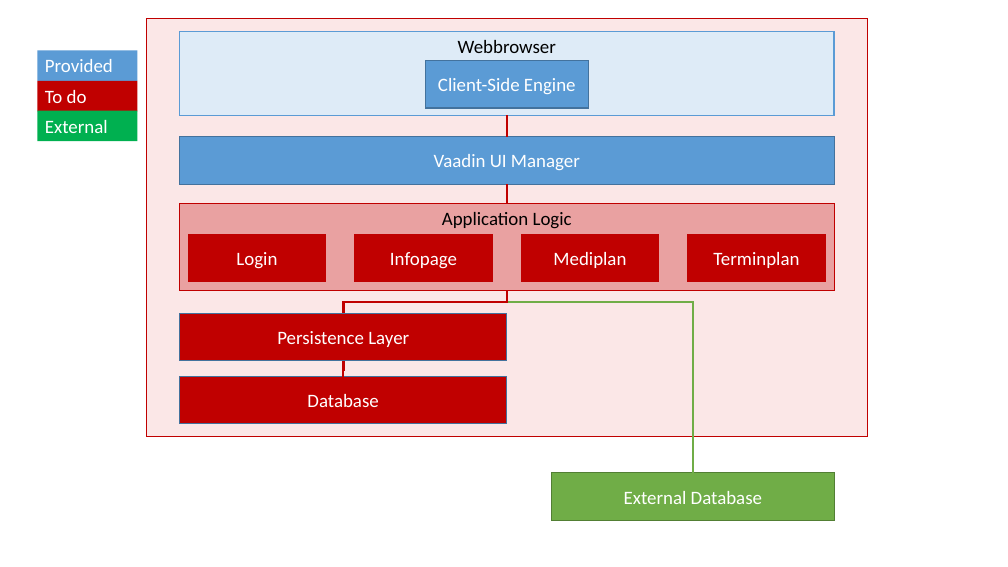
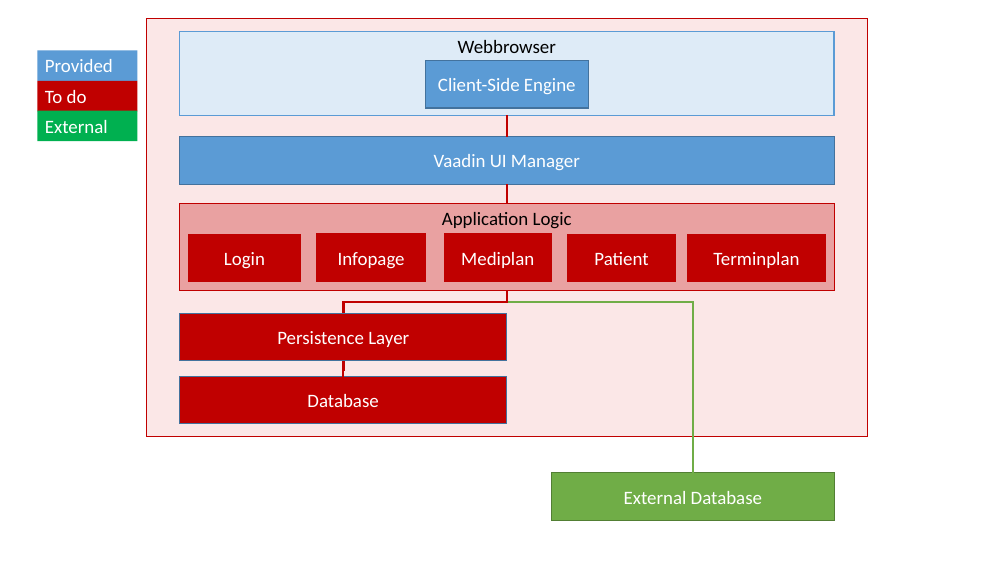
Before and after one commit to zyssm4/ch.bfh.btx8081.w2015.red, a slide deck: slide 1 of doc/Task09/architecture .pptx. Drawn at 1008x567 pixels with LibreOffice and Linux fonts; fonts in the diff are those of the drawing. Boxes give left, top, right and bottom in pixels: in the first picture for what was removed or moved away, otherwise in the second. Text is boxed around its words. In the diff, an @@ line names an element or a change of style, - is before the commit and + after.

Commit message:
Updated

```diff
--- a/doc/Task09/architecture .pptx
+++ b/doc/Task09/architecture .pptx
@@ rectangle "Login": place and size @@
-rectangle "Login" at (188, 234, 326, 282)
+rectangle "Login" at (188, 234, 301, 282)
@@ rectangle "Infopage": place and size @@
-rectangle "Infopage" at (355, 234, 492, 282)
+rectangle "Infopage" at (317, 234, 426, 282)
@@ rectangle "Mediplan": place and size @@
-rectangle "Mediplan" at (521, 234, 659, 282)
+rectangle "Mediplan" at (444, 234, 551, 281)
@@ rectangle added at (568, 234, 675, 282), fill #C00000, outline #C00000 1 pt, 18 pt, text #FFFFFF @@
+Patient
```
